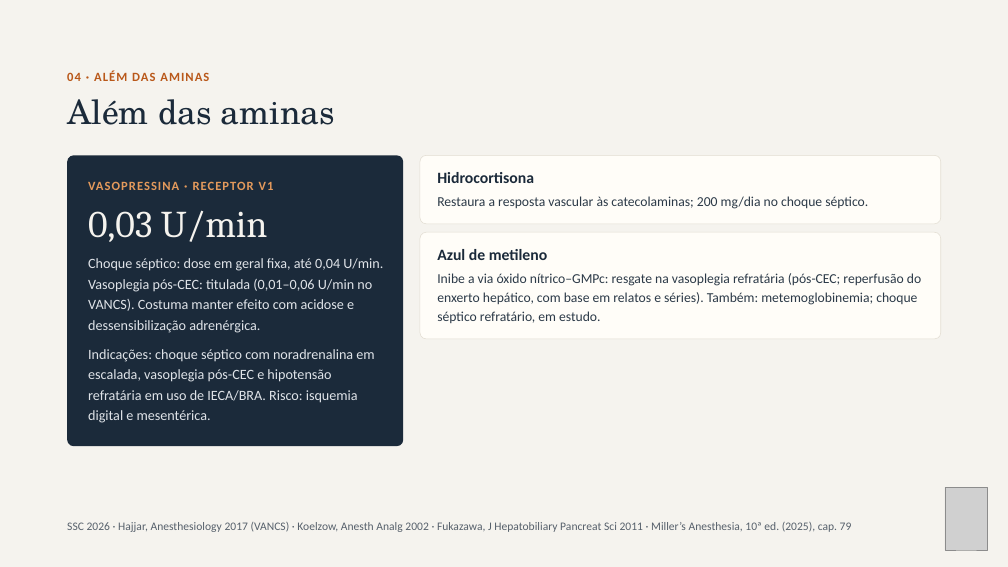
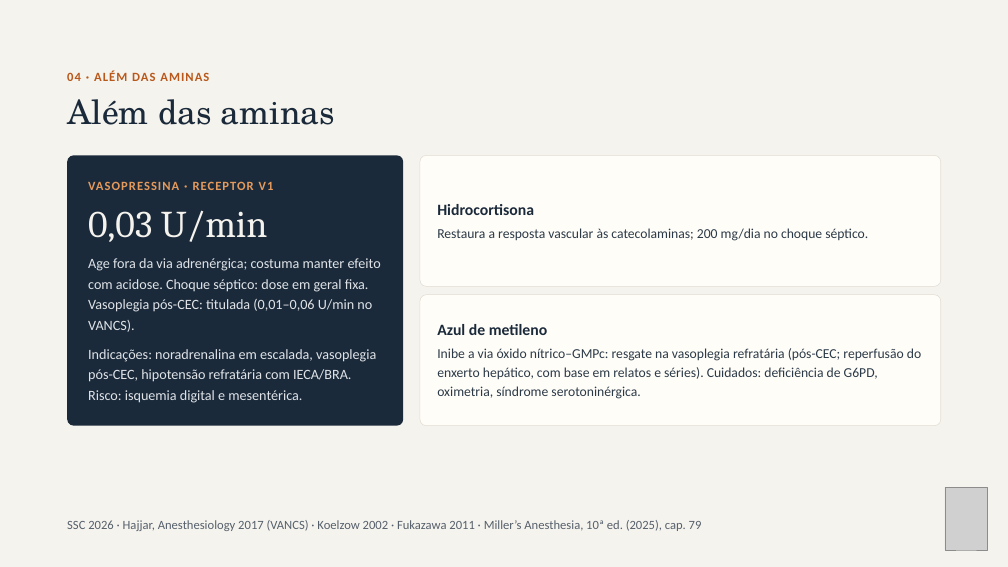
Before and after one commit to brunomoraesdubois-bit/Bruno, a slide deck: slide 12 of apresentacao/Aminas_Vasoativas.pptx. Drawn at 1008x567 pixels with LibreOffice and Linux fonts; fonts in the diff are those of the drawing; grey boxes stand for pictures. Boxes give left, top, right and bottom in pixels: in the first picture for what was removed or moved away, otherwise in the second. Text is boxed around its words. In the diff, an @@ line names an element or a change of style, - is before the commit and + after.

```diff
--- a/apresentacao/Aminas_Vasoativas.pptx
+++ b/apresentacao/Aminas_Vasoativas.pptx
@@ rounded rectangle: place and size @@
-rounded rectangle at (67, 156, 403, 447)
+rounded rectangle at (67, 156, 403, 426)
@@ rounded rectangle: place and size @@
-rounded rectangle at (420, 156, 941, 225)
+rounded rectangle at (420, 156, 941, 287)
@@ text "Hidrocortisona": place and size @@
-text "Hidrocortisona" at (437, 172, 534, 183)
+text "Hidrocortisona" at (437, 204, 534, 215)
@@ text "Restaura a resposta vascular às ...": place and size @@
-text "Restaura a resposta vascular às ..." at (437, 196, 868, 209)
+text "Restaura a resposta vascular às ..." at (437, 228, 868, 241)
@@ text at (88, 258, 381, 332): text changed @@
-Choque séptico: dose em geral fixa, até 0,04 U/min. Vasoplegia pós-CEC: titulada (0,01–0,06 U/min no VANCS). Costuma manter efeito com acidose e dessensibilização adrenérgica.
+Age fora da via adrenérgica; costuma manter efeito com acidose. Choque séptico: dose em geral fixa. Vasoplegia pós-CEC: titulada (0,01–0,06 U/min no VANCS).
@@ proportions changed in 3 elements at (67, 156, 403, 426), (420, 156, 941, 287), (420, 295, 941, 426) @@
@@ rounded rectangle: place and size @@
-rounded rectangle at (420, 232, 941, 339)
+rounded rectangle at (420, 295, 941, 426)
@@ text "Azul de metileno": place and size @@
-text "Azul de metileno" at (437, 249, 548, 260)
+text "Azul de metileno" at (437, 324, 548, 335)
@@ text at (88, 349, 376, 403): text changed @@
-Indicações: choque séptico com noradrenalina em escalada, vasoplegia pós-CEC e hipotensão refratária em uso de IECA/BRA. Risco: isquemia digital e mesentérica.
+Indicações: noradrenalina em escalada, vasoplegia pós-CEC, hipotensão refratária com IECA/BRA. Risco: isquemia digital e mesentérica.
@@ text at (437, 348, 921, 399): text changed @@
-Inibe a via óxido nítrico–GMPc: resgate na vasoplegia refratária (pós-CEC; reperfusão do enxerto hepático, com base em relatos e séries). Também: metemoglobinemia; choque séptico refratário, em estudo.
+Inibe a via óxido nítrico–GMPc: resgate na vasoplegia refratária (pós-CEC; reperfusão do enxerto hepático, com base em relatos e séries). Cuidados: deficiência de G6PD, oximetria, síndrome serotoninérgica.
@@ text at (67, 520, 702, 531): text changed; size 11 to 12 pt @@
-SSC 2026 · Hajjar, Anesthesiology 2017 (VANCS) · Koelzow, Anesth Analg 2002 · Fukazawa, J Hepatobiliary Pancreat Sci 2011 · Miller’s Anesthesia, 10ª ed. (2025), cap. 79
+SSC 2026 · Hajjar, Anesthesiology 2017 (VANCS) · Koelzow 2002 · Fukazawa 2011 · Miller’s Anesthesia, 10ª ed. (2025), cap. 79
```
Also in this commit, not shown: 1 other slide changed, 8 other files.
